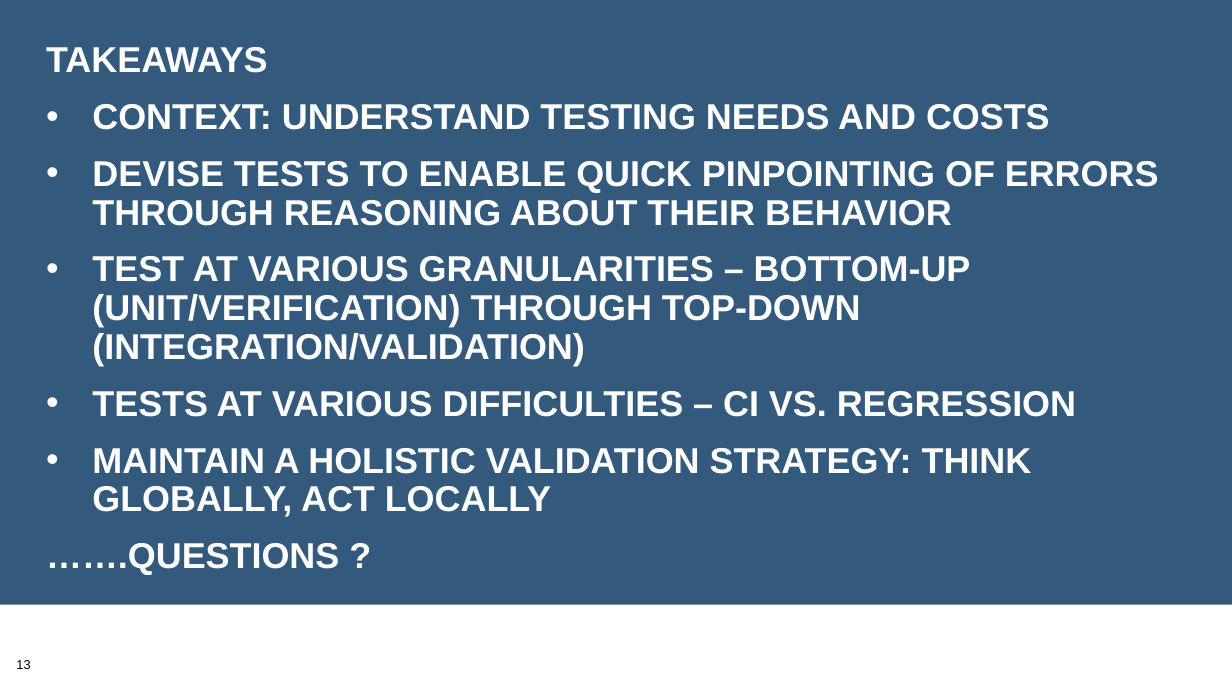
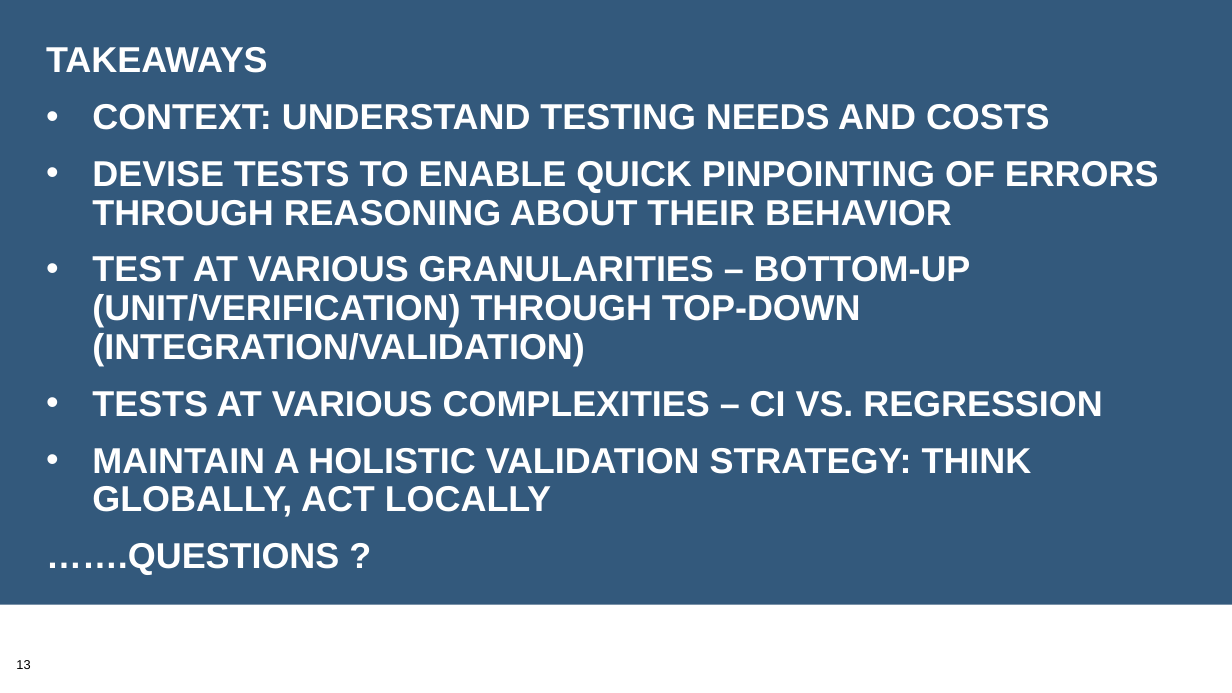
Before and after one commit to bssw-tutorial/presentations, a slide deck: slide 13 of final-presentations/2021-03-25-iss/06-testing2.pptx. Drawn at 1232x693 pixels with LibreOffice and Linux fonts; fonts in the diff are those of the drawing; background and template pictures are left out. Boxes give left, top, right and bottom in pixels: in the first picture for what was removed or moved away, otherwise in the second. Text is boxed around its words. In the diff, an @@ line names an element or a change of style, - is before the commit and + after.

Commit message:
Updated testing presentations.

```diff
--- a/final-presentations/2021-03-25-iss/06-testing2.pptx
+++ b/final-presentations/2021-03-25-iss/06-testing2.pptx
@@ text at <box>92,391,1102,417</box>: text changed @@
-• TESTS AT VARIOUS DIFFICULTIES – CI VS. REGRESSION
+• TESTS AT VARIOUS COMPLEXITIES – CI VS. REGRESSION
```
